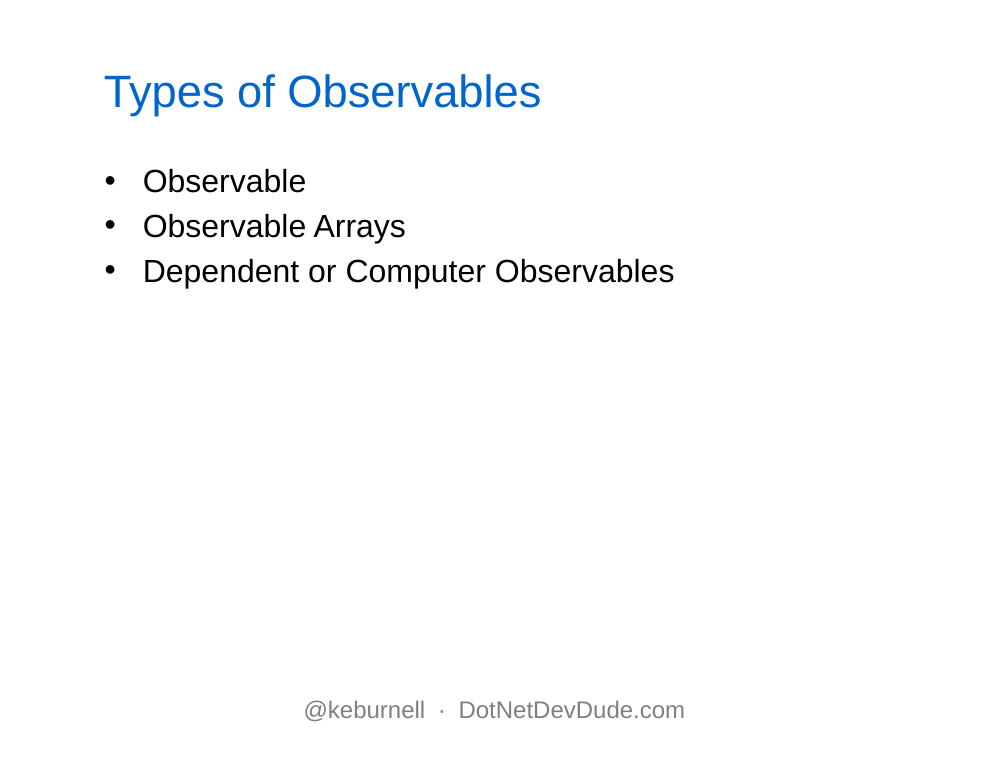
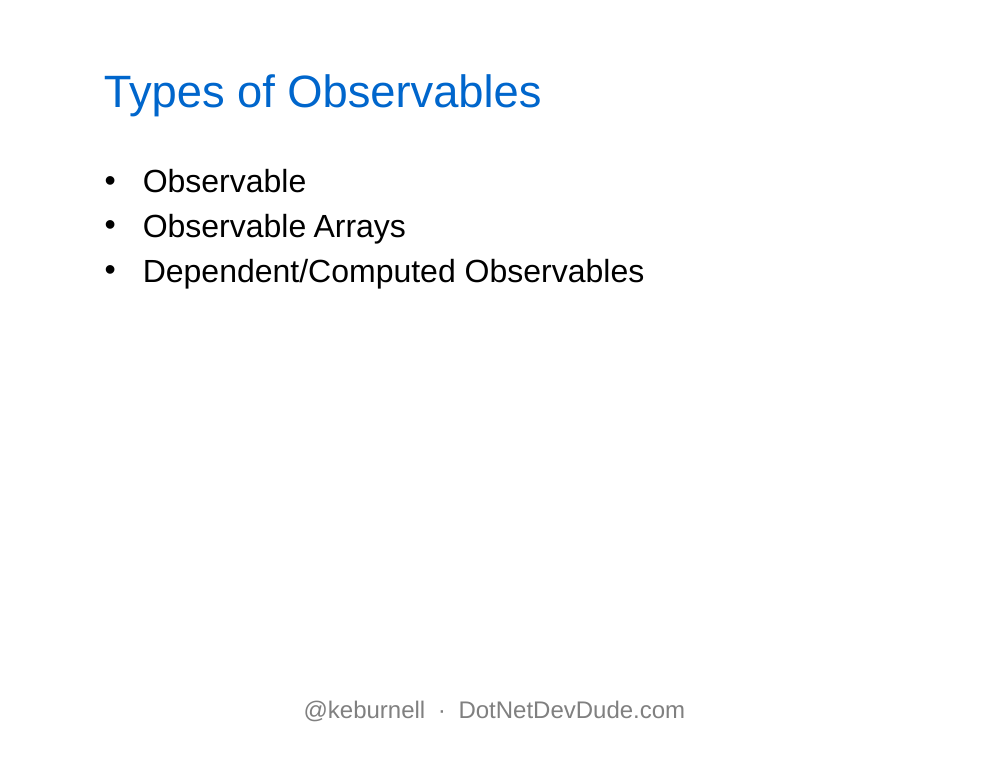
Before and after one commit to kburnell/KO_Your_MVC, a slide deck: slide 10 of KOyourMVC.pptx. Drawn at 1008x768 pixels with LibreOffice and Linux fonts; fonts in the diff are those of the drawing; background and template pictures are left out. Boxes give left, top, right and bottom in pixels: in the first picture for what was removed or moved away, otherwise in the second. Text is boxed around its words. In the diff, an @@ line names an element or a change of style, - is before the commit and + after.

```diff
--- a/KOyourMVC.pptx
+++ b/KOyourMVC.pptx
@@ text at [143, 258, 645, 289]: text changed @@
-• Dependent or Computer Observables
+• Dependent/Computed Observables
```
Also in this commit, not shown: 1 other file.
